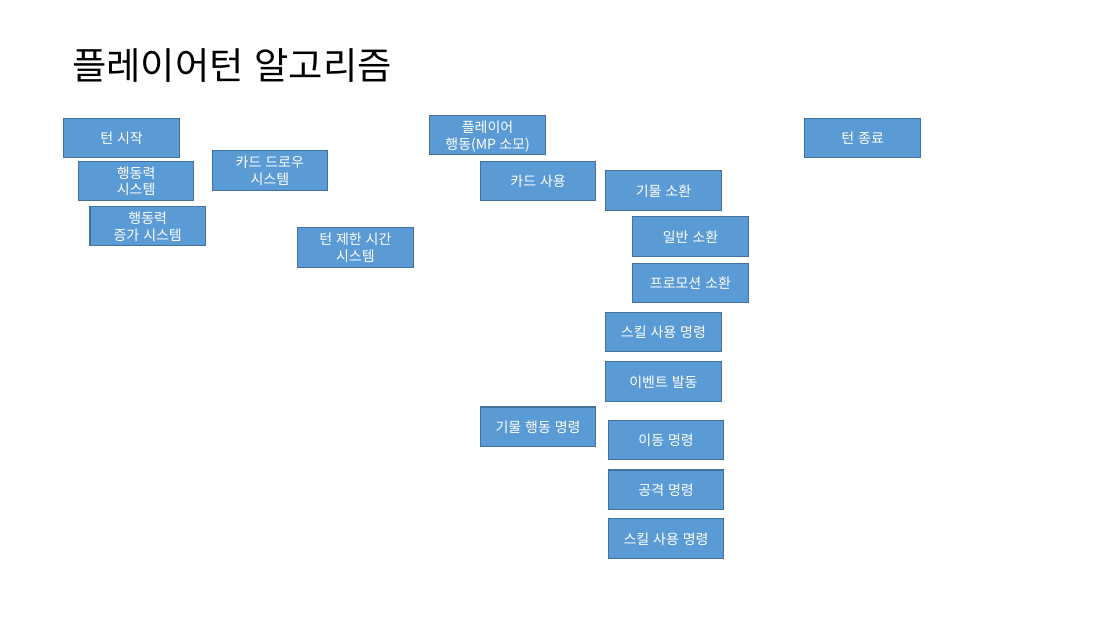
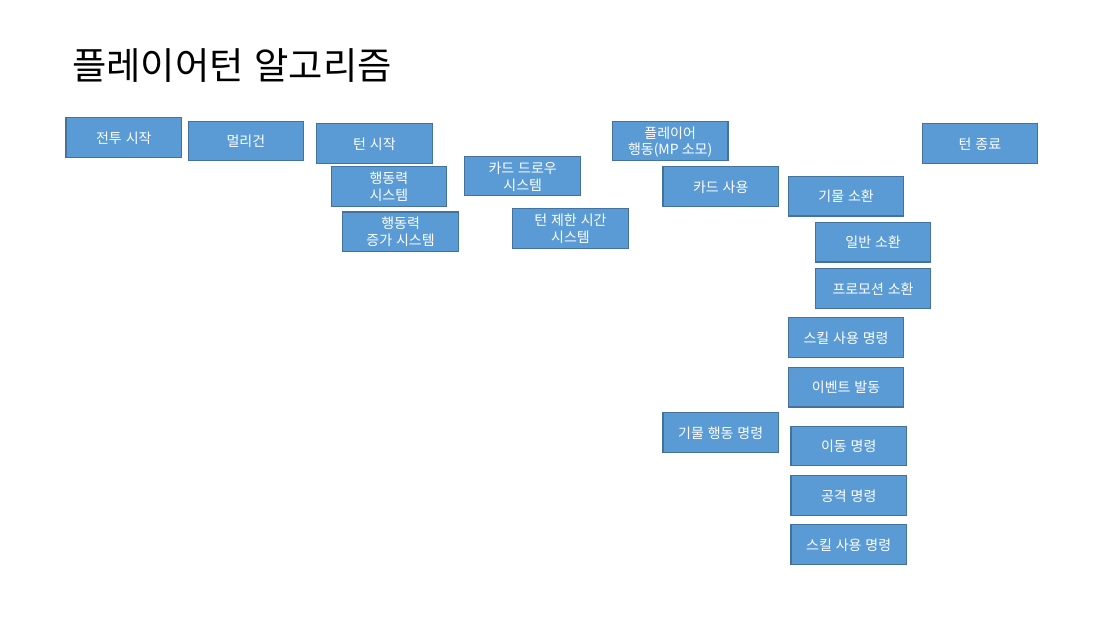
Before and after one commit to yjk0401/unityenginebasic_9th, a slide deck: slide 8 of 기획/체스/체스 전투 시스템 기획서.pptx (slide 7 before the commit). Drawn at 1120x630 pixels with LibreOffice and Linux fonts; fonts in the diff are those of the drawing. Boxes give left, top, right and bottom in pixels: in the first picture for what was removed or moved away, otherwise in the second. Text is boxed around its words. In the diff, an @@ line names an element or a change of style, - is before the commit and + after.

```diff
--- a/기획/체스/체스 전투 시스템 기획서.pptx
+++ b/기획/체스/체스 전투 시스템 기획서.pptx
@@ rectangle added at [66, 118, 182, 157], fill #5B9BD5, outline #43739E 1 pt, 12 pt, text #FFFFFF @@
+전투 시작
@@ rectangle added at [188, 121, 304, 160], fill #5B9BD5, outline #43739E 1 pt, 12 pt, text #FFFFFF @@
+멀리건
@@ rectangle "턴 종료": place and size @@
-rectangle "턴 종료" at [805, 118, 921, 158]
+rectangle "턴 종료" at [923, 124, 1038, 164]
@@ 4 rectangles: place and size @@
-4 rectangles at [64, 118, 328, 246]
+4 rectangles at [317, 124, 581, 251]
@@ 5 rectangles: place and size @@
-5 rectangles at [481, 161, 722, 447]
+5 rectangles at [663, 167, 904, 452]
@@ rectangle "턴 제한 시간 시스템": place and size @@
-rectangle "턴 제한 시간 시스템" at [297, 228, 413, 267]
+rectangle "턴 제한 시간 시스템" at [513, 208, 628, 248]
@@ 6 rectangles: place and size @@
-6 rectangles at [430, 115, 749, 559]
+6 rectangles at [613, 121, 932, 565]
```
Also in this commit, not shown: 8 other slides changed, 3 slides added, 14 other files.
